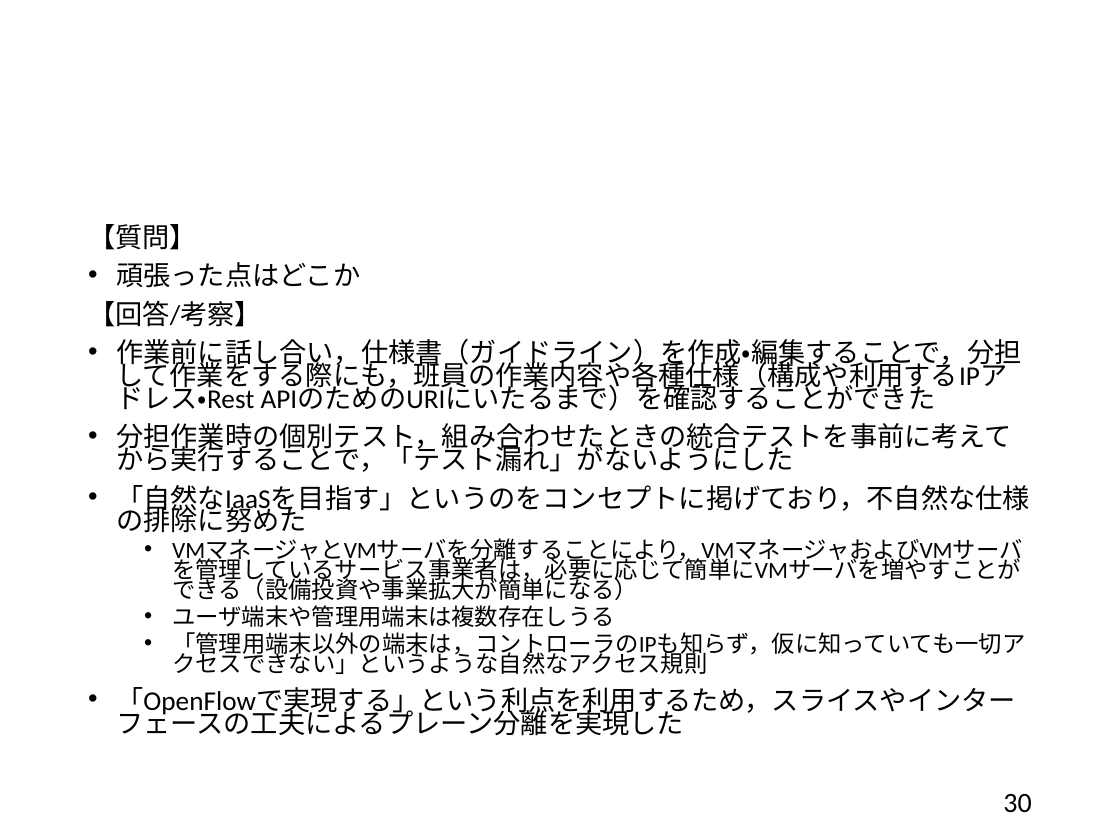
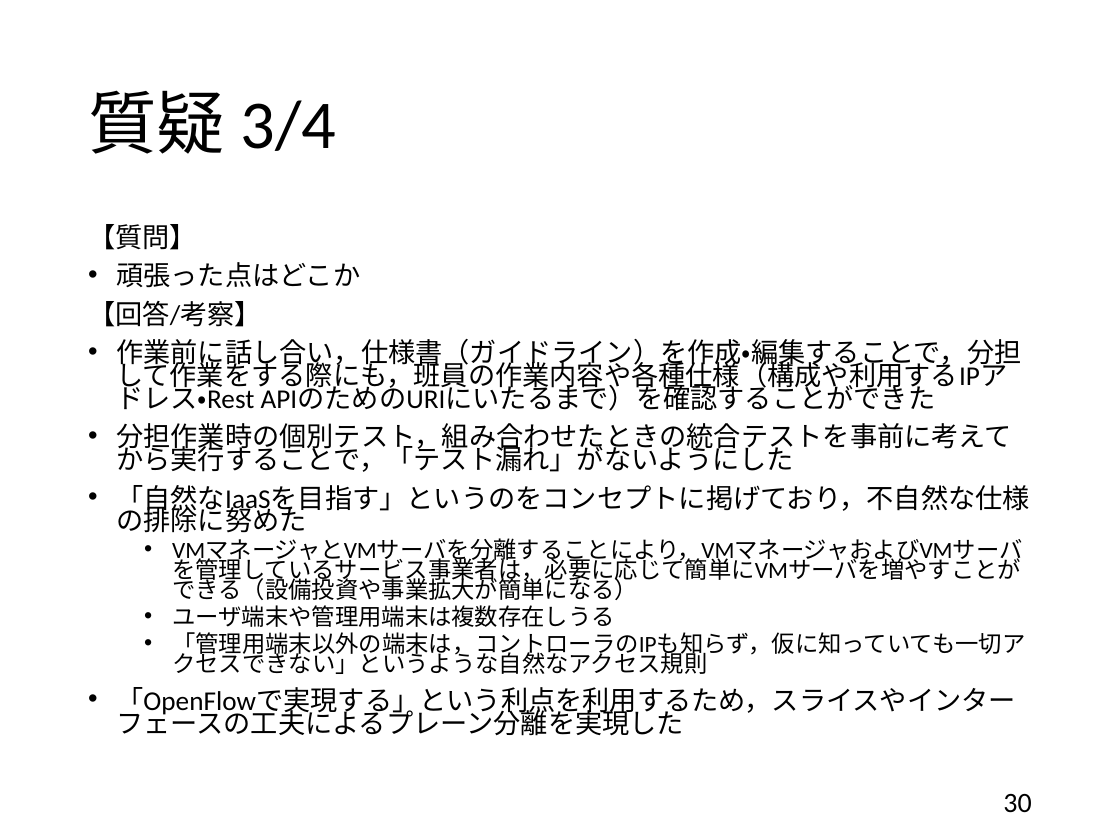
Before and after one commit to handai-trema/IaaS-amn, a slide deck: slide 30 of report_slide.pptx. Drawn at 1120x840 pixels with LibreOffice and Linux fonts; fonts in the diff are those of the drawing. Boxes give left, top, right and bottom in pixels: in the first picture for what was removed or moved away, otherwise in the second. Text is boxed around its words. In the diff, an @@ line names an element or a change of style, - is before the commit and + after.

```diff
--- a/report_slide.pptx
+++ b/report_slide.pptx
@@ title added at [88,90,337,154], 44 pt, text #000000 @@
+質疑 3/4
```
Also in this commit, not shown: 10 other slides changed.
